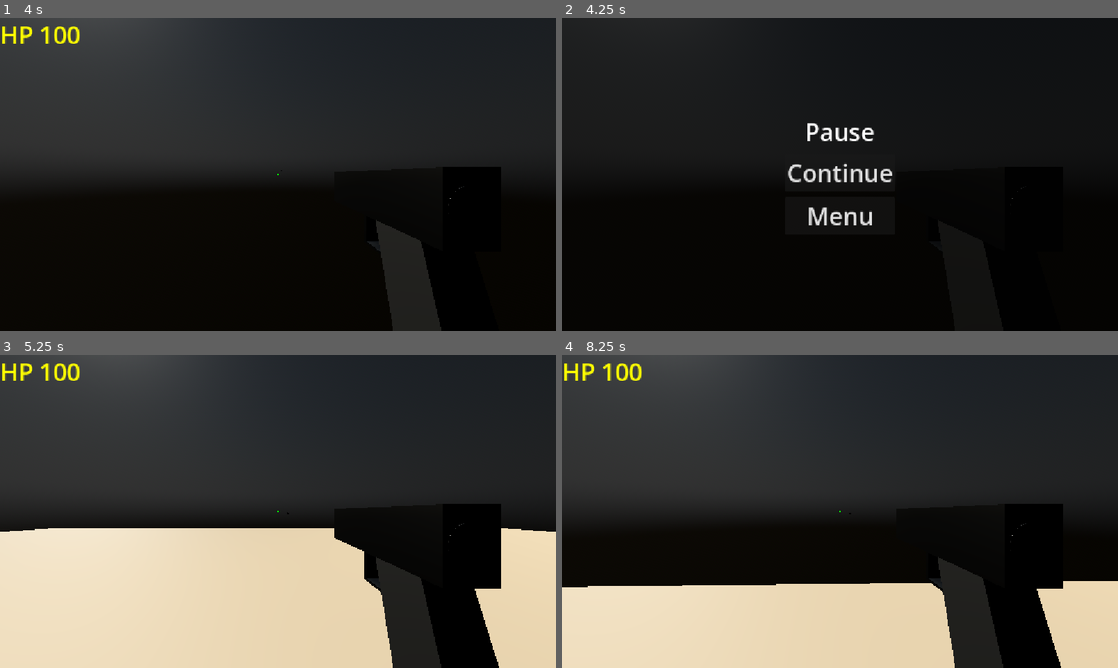
Above: before the commit, frames 1-4 (two rows, left to right).
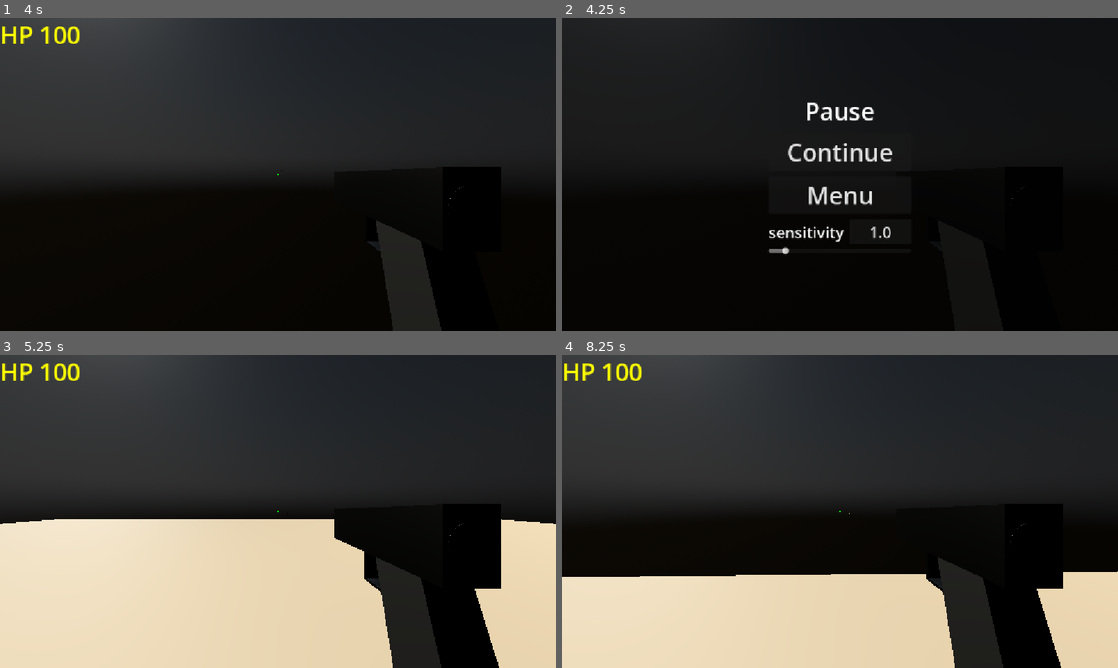
Above: after the commit, the same moments.

Repository: GazizVR/special-shot
Game: Godot game, scene res://scenes/game.tscn
Same seed, same stepped clock (60 frames per second), same inputs: the game is played once before the commit and once after it. This scene is started directly instead of the project's main scene.
Inputs (mouse positions are in pixels of both pictures, inside the frame that each line leads up to):
- Up to frame 1 (4 s): tap Enter at 0.5 s; move the mouse to (305, 174) at 0.52 s; hold W (walk_forward) from 0.53 s (still down); click (305, 174) at 0.6 s; move the mouse to (250, 174) at 1.27 s; click (250, 174) at 1.35 s; tap Space at 2 s; move the mouse to (289, 168) at 2.02 s; click (289, 168) at 2.1 s; move the mouse to (272, 180) at 2.77 s; click (272, 180) at 2.85 s; move the mouse to (316, 177) at 3.52 s; click (316, 177) at 3.6 s
- Up to frame 2 (4.25 s): keep holding W (walk_forward); tap Escape (pause) at 4.15 s
- Up to frame 3 (5.25 s): release W (walk_forward) at 4.25 s; click "Continue" at 4.25 s; tap Enter at 5 s; move the mouse to (233, 508) at 5.02 s; hold W (walk_forward) from 5.03 s (still down); click (233, 508) at 5.1 s
- Up to frame 4 (8.25 s): move the mouse to (845, 511) at 5.77 s; click (845, 511) at 5.85 s; move the mouse to (817, 505) at 6.52 s; release W (walk_forward) at 6.53 s; hold D (walk_right) 6.53-7.28 s; click (817, 505) at 6.6 s; move the mouse to (867, 511) at 7.27 s; hold W (walk_forward) from 7.28 s (still down); click (867, 511) at 7.35 s; move the mouse to (812, 511) at 8.02 s; click (812, 511) at 8.1 s

Frame 1 is identical in both runs. In frame 2, 2.7% of the frame differs, in the area x 37-60%, y 26-76%; in frame 3, 2.0%; in frame 4, 2.3%.

Commit message:
feat(game): change sensitivity ui

Diff:
--- a/scenes/game.tscn
+++ b/scenes/game.tscn
@@ -61,6 +61,7 @@
 process_mode = 3
 
 [node name="PauseMenu" type="Control" parent="CanvasLayer" unique_id=2069157707]
+visible = false
 layout_mode = 3
 anchors_preset = 15
 anchor_right = 1.0
@@ -69,7 +70,6 @@
 grow_vertical = 2
 
 [node name="PauseBG" type="ColorRect" parent="CanvasLayer/PauseMenu" unique_id=1331128661]
-visible = false
 layout_mode = 1
 anchors_preset = 15
 anchor_right = 1.0
@@ -79,7 +79,6 @@
 color = Color(0.011764706, 0.011764706, 0.011764706, 0.49019608)
 
 [node name="PauseCnt" type="VBoxContainer" parent="CanvasLayer/PauseMenu" unique_id=1782778534]
-visible = false
 layout_mode = 1
 anchors_preset = 8
 anchor_left = 0.5
@@ -112,6 +111,33 @@
 theme_override_font_sizes/font_size = 50
 text = "Menu"
 
+[node name="EditSenseContainer" type="VBoxContainer" parent="CanvasLayer/PauseMenu/PauseCnt" unique_id=2047342338]
+layout_mode = 2
+
+[node name="HBoxContainer" type="HBoxContainer" parent="CanvasLayer/PauseMenu/PauseCnt/EditSenseContainer" unique_id=746792745]
+layout_mode = 2
+theme_override_constants/separation = 12
+
+[node name="Label" type="Label" parent="CanvasLayer/PauseMenu/PauseCnt/EditSenseContainer/HBoxContainer" unique_id=1425472575]
+layout_mode = 2
+theme_override_font_sizes/font_size = 32
+text = "sensitivity"
+horizontal_alignment = 1
+
+[node name="LineEdit" type="LineEdit" parent="CanvasLayer/PauseMenu/PauseCnt/EditSenseContainer/HBoxContainer" unique_id=322076160]
+layout_mode = 2
+theme_override_font_sizes/font_size = 32
+text = "1.0"
+alignment = 1
+max_length = 3
+
+[node name="HSlider" type="HSlider" parent="CanvasLayer/PauseMenu/PauseCnt/EditSenseContainer" unique_id=1799939529]
+layout_mode = 2
+min_value = 0.001
+max_value = 1.0
+step = 0.001
+value = 0.1
+
 [node name="MultiplayerSpawner" type="MultiplayerSpawner" parent="." unique_id=1452207389]
 _spawnable_scenes = PackedStringArray("uid://b8oxkj8oidru1")
 spawn_path = NodePath("..")
--- a/scripts/game.gd
+++ b/scripts/game.gd
@@ -7,12 +7,10 @@
 		isPaused = !isPaused
 		if isPaused:
 			propagate_notification(NOTIFICATION_PAUSED)
-			$CanvasLayer/PauseMenu/PauseBG.visible = true
-			$CanvasLayer/PauseMenu/PauseCnt.visible = true
+			$CanvasLayer/PauseMenu.visible = true
 			Input.mouse_mode = Input.MOUSE_MODE_VISIBLE
 		else:
-			$CanvasLayer/PauseMenu/PauseBG.visible = false
-			$CanvasLayer/PauseMenu/PauseCnt.visible = false
+			$CanvasLayer/PauseMenu.visible = false
 			Input.mouse_mode = Input.MOUSE_MODE_CAPTURED
 			propagate_notification(NOTIFICATION_UNPAUSED)
 
@@ -26,8 +24,7 @@
 
 func _on_continue_pressed() -> void:
 	isPaused = false
-	$CanvasLayer/PauseMenu/PauseBG.visible = false
-	$CanvasLayer/PauseMenu/PauseCnt.visible = false
+	$CanvasLayer/PauseMenu.visible = false
 	Input.mouse_mode = Input.MOUSE_MODE_CAPTURED
 	propagate_notification(NOTIFICATION_UNPAUSED)
 
